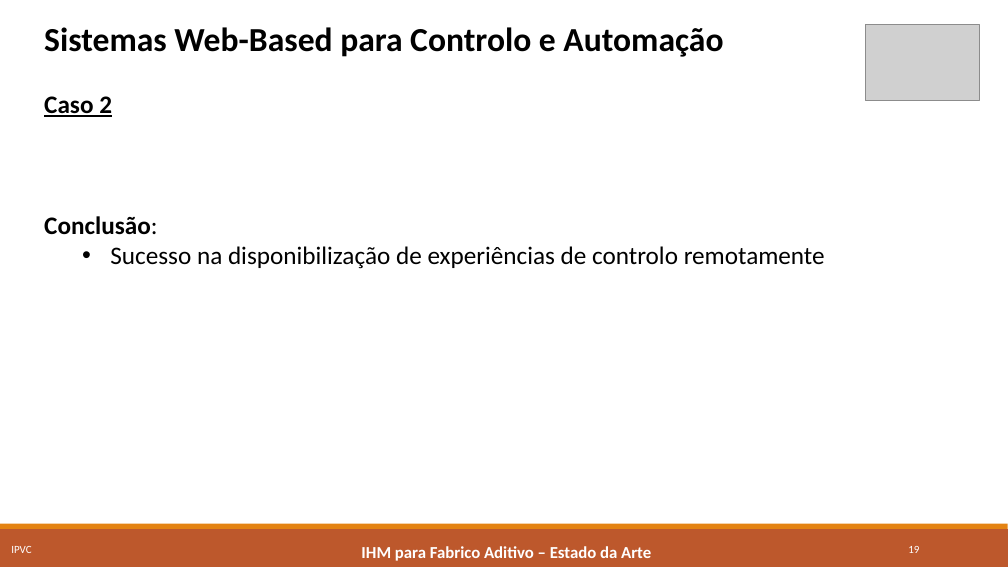
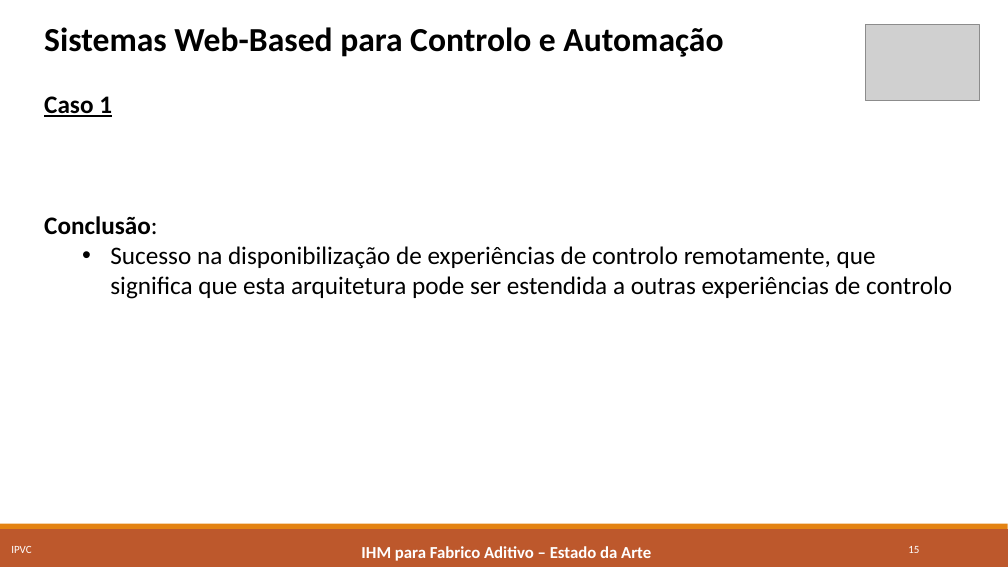
Before and after one commit to marcorlsrodrigues/projeto, a slide deck: slide 15 of Apresentacao_LPII_PE_MarcoRodrigues4652.pptx (slide 19 before the commit). Drawn at 1008x567 pixels with LibreOffice and Linux fonts; fonts in the diff are those of the drawing; grey boxes stand for pictures. Boxes give left, top, right and bottom in pixels: in the first picture for what was removed or moved away, otherwise in the second. Text is boxed around its words. In the diff, an @@ line names an element or a change of style, - is before the commit and + after.

```diff
--- a/Apresentacao_LPII_PE_MarcoRodrigues4652.pptx
+++ b/Apresentacao_LPII_PE_MarcoRodrigues4652.pptx
@@ text at (x1=44, y1=96, x2=112, y2=117): text changed @@
-Caso 2
+Caso 1
@@ text at (x1=110, y1=246, x2=952, y2=299): text changed @@
-  • Sucesso na disponibilização de experiências de controlo remotamente
+  • Sucesso na disponibilização de experiências de controlo remotamente, que significa que esta arquitetura pode ser estendida a outras experiências de controlo
```
Also in this commit, not shown: 7 other slides changed, 4 slides removed.
